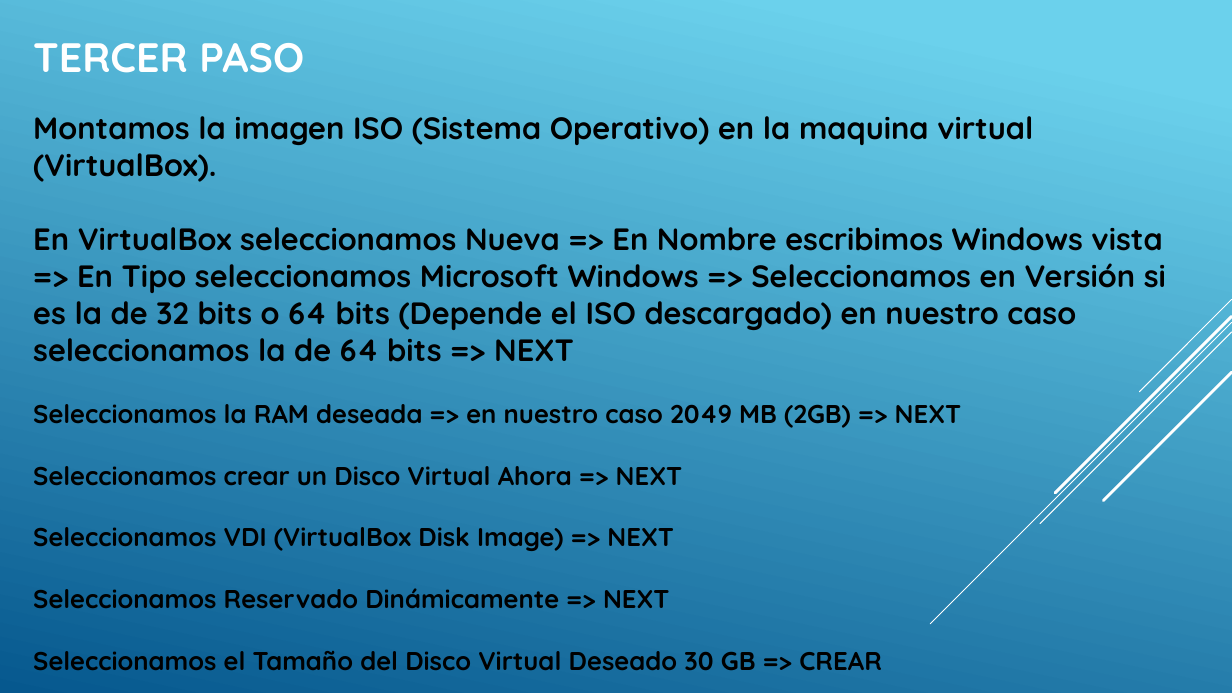
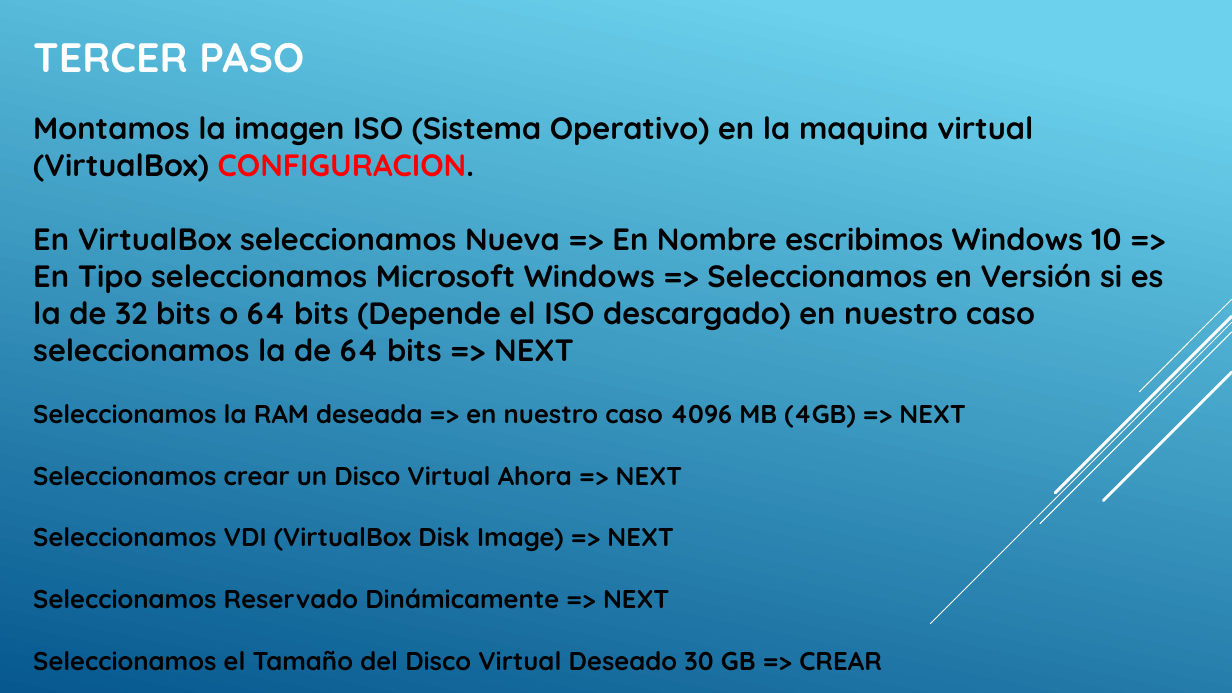
Before and after one commit to FedeConciencia/Proyecto_Final_Comedores_2021, a slide deck: slide 5 of Guia Detallada Instalacion y Ejecucion Proyecto/GUIA DETALLA CONFIGURACION PROYECTO.pptx. Drawn at 1232x693 pixels with LibreOffice and Linux fonts; fonts in the diff are those of the drawing. Boxes give left, top, right and bottom in pixels: in the first picture for what was removed or moved away, otherwise in the second. Text is boxed around its words. In the diff, an @@ line names an element or a change of style, - is before the commit and + after.

Commit message:
Se gestiona nueva Actualiacion de Guia Detallada Instalacion y Ejecucion Proyecto Maquina Virtual y archivo Readme.txt

```diff
--- a/Guia Detallada Instalacion y Ejecucion Proyecto/GUIA DETALLA CONFIGURACION PROYECTO.pptx
+++ b/Guia Detallada Instalacion y Ejecucion Proyecto/GUIA DETALLA CONFIGURACION PROYECTO.pptx
@@ text at (x1=33, y1=116, x2=1164, y2=428): text changed @@
-Montamos la imagen ISO (Sistema Operativo) en la maquina virtual (VirtualBox).
-En VirtualBox seleccionamos Nueva => En Nombre escribimos Windows vista => En Tipo seleccionamos Microsoft Windows => Seleccionamos en Versión si es la de 32 bits o 64 bits (Depende el ISO descargado) en nuestro caso seleccionamos la de 64 bits => NEXT
-Seleccionamos la RAM deseada => en nuestro caso 2049 MB (2GB) => NEXT
+Montamos la imagen ISO (Sistema Operativo) en la maquina virtual (VirtualBox) CONFIGURACION.
+En VirtualBox seleccionamos Nueva => En Nombre escribimos Windows 10 => En Tipo seleccionamos Microsoft Windows => Seleccionamos en Versión si es la de 32 bits o 64 bits (Depende el ISO descargado) en nuestro caso seleccionamos la de 64 bits => NEXT
+Seleccionamos la RAM deseada => en nuestro caso 4096 MB (4GB) => NEXT
```
Also in this commit, not shown: 5 other slides changed, 1 other file.
